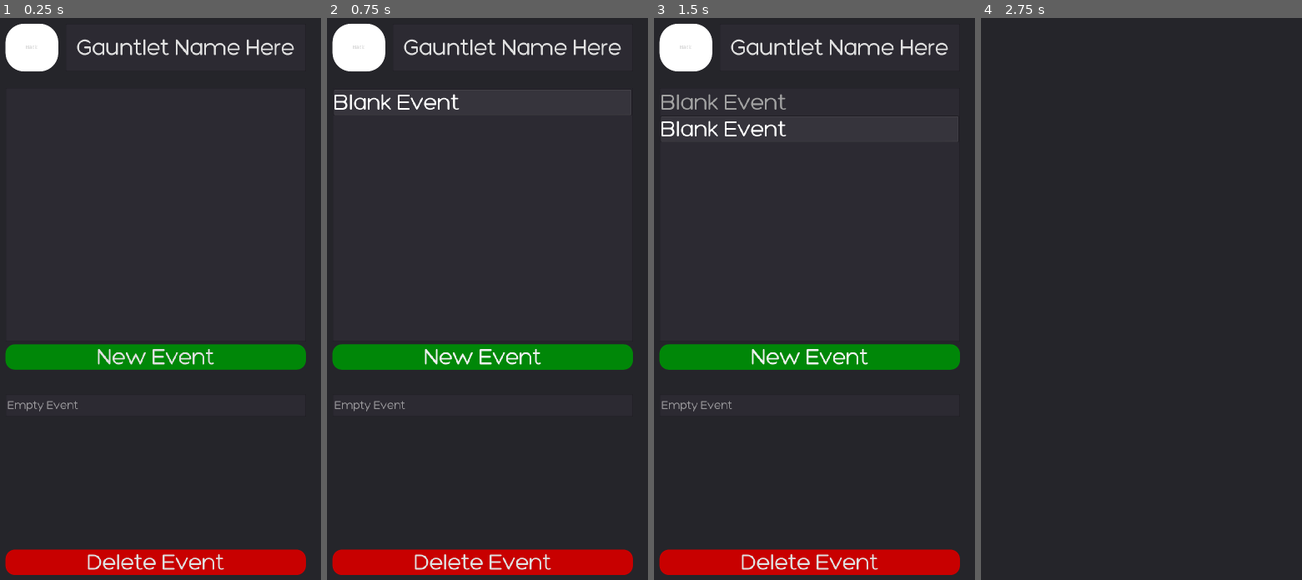
Above: before the commit, frames 1-4 (left to right).
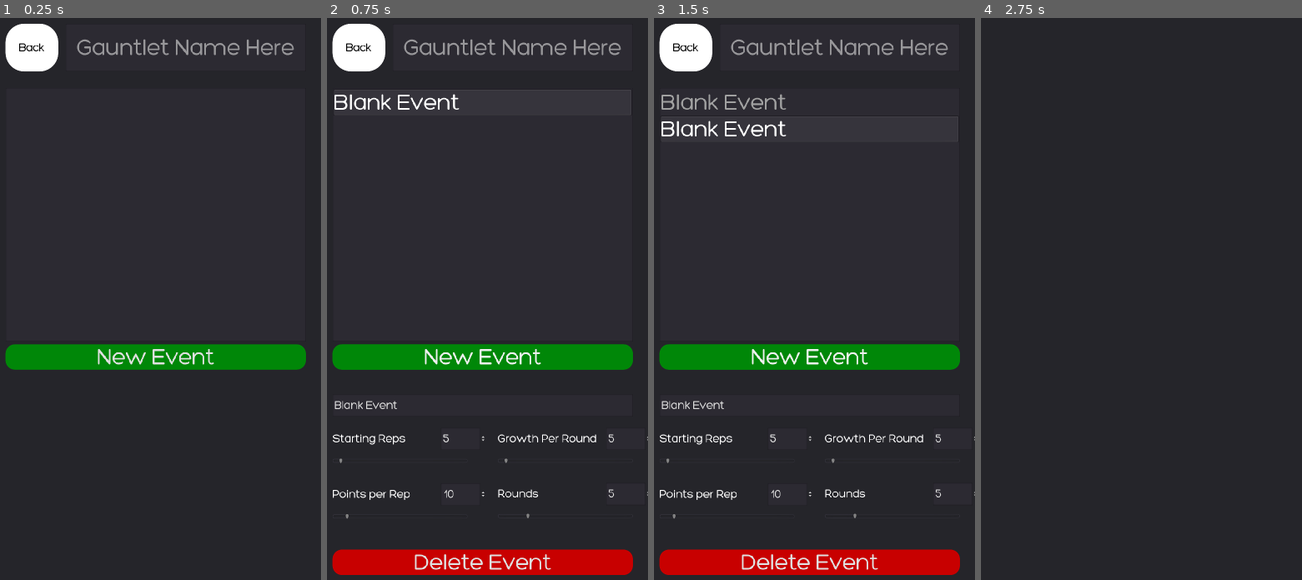
Above: after the commit, the same moments.

Repository: Big-Cheung/LAHacks2021
Game: Godot game, scene res://EditChallengePage.tscn
Two runs of this game, one before a commit and one after it. Both use one fixed random seed, a clock stepped at 60 frames per second and the inputs below. This scene is started directly instead of the project's main scene.
Inputs:
- Up to frame 1 (0.25 s): no input
- Up to frame 2 (0.75 s): click "New Event" at 0.5 s
- Up to frame 3 (1.5 s): click "New Event" at 1.25 s
- Up to frame 4 (2.75 s): click "Back" at 2 s

The runs differ from the first frame. In frame 1, 5.1% of the frame differs, in the area x 1-96%, y 3-100%; in frame 2, 1.6%; in frame 3, 1.6%; in frame 4, nothing differs.
Error in both runs: Invalid set index 'visible' (on base: 'null instance') with value of type 'bool'. (res://Scripts/BackButtonScript.gd:14)

Commit message:
Finished Edit Challenge Page

Diff:
--- a/EditChallengePage.tscn
+++ b/EditChallengePage.tscn
@@ -46,6 +46,11 @@
 margin_top = 0.0
 margin_right = 0.0
 margin_bottom = 0.0
+custom_fonts/font = ExtResource( 6 )
+custom_colors/font_color_disabled = Color( 0, 0, 0, 1 )
+custom_colors/font_color = Color( 0, 0, 0, 1 )
+custom_colors/font_color_hover = Color( 0, 0, 0, 1 )
+custom_colors/font_color_pressed = Color( 0, 0, 0, 1 )
 
 [node name="Name" type="LineEdit" parent="Container"]
 anchor_left = 0.2
@@ -53,8 +58,8 @@
 anchor_bottom = 0.075
 theme = ExtResource( 1 )
 custom_fonts/font = ExtResource( 2 )
-text = "Gauntlet Name Here"
 align = 1
+placeholder_text = "Gauntlet Name Here"
 __meta__ = {
 "_edit_lock_": true,
 "_edit_use_anchors_": false
@@ -92,6 +97,7 @@
 }
 
 [node name="EventMenu" type="Control" parent="Container"]
+visible = false
 anchor_top = 0.55
 anchor_right = 1.0
 anchor_bottom = 0.9
@@ -118,9 +124,198 @@
 "_edit_use_anchors_": false
 }
 
-[node name="LineEdit" type="LineEdit" parent="Container/EventMenu"]
+[node name="EventName" type="LineEdit" parent="Container/EventMenu"]
 anchor_top = 0.1
 anchor_right = 1.0
 anchor_bottom = 0.2
 custom_fonts/font = ExtResource( 6 )
 placeholder_text = "Empty Event"
+__meta__ = {
+"_edit_use_anchors_": false
+}
+
+[node name="Start" type="Control" parent="Container/EventMenu"]
+anchor_top = 0.25
+anchor_right = 0.45
+anchor_bottom = 0.45
+theme = ExtResource( 1 )
+__meta__ = {
+"_edit_use_anchors_": false
+}
+
+[node name="Label" type="Label" parent="Container/EventMenu/Start"]
+anchor_right = 0.8
+anchor_bottom = 0.5
+theme = ExtResource( 1 )
+custom_fonts/font = ExtResource( 6 )
+text = "Starting Reps"
+valign = 1
+__meta__ = {
+"_edit_lock_": true,
+"_edit_use_anchors_": false
+}
+
+[node name="Num" type="SpinBox" parent="Container/EventMenu/Start"]
+anchor_left = 0.8
+anchor_right = 1.0
+anchor_bottom = 0.5
+theme = ExtResource( 1 )
+min_value = 1.0
+value = 1.0
+__meta__ = {
+"_edit_lock_": true,
+"_edit_use_anchors_": false
+}
+
+[node name="Slider" type="HSlider" parent="Container/EventMenu/Start"]
+anchor_top = 0.5
+anchor_right = 1.0
+anchor_bottom = 1.0
+theme = ExtResource( 1 )
+min_value = 1.0
+value = 1.0
+__meta__ = {
+"_edit_lock_": true,
+"_edit_use_anchors_": false
+}
+
+[node name="Growth" type="Control" parent="Container/EventMenu"]
+anchor_left = 0.55
+anchor_top = 0.25
+anchor_right = 1.0
+anchor_bottom = 0.45
+theme = ExtResource( 1 )
+__meta__ = {
+"_edit_use_anchors_": false
+}
+
+[node name="Label" type="Label" parent="Container/EventMenu/Growth"]
+anchor_right = 0.8
+anchor_bottom = 0.5
+theme = ExtResource( 1 )
+custom_fonts/font = ExtResource( 6 )
+text = "Growth Per Round"
+valign = 1
+__meta__ = {
+"_edit_lock_": true,
+"_edit_use_anchors_": false
+}
+
+[node name="Num" type="SpinBox" parent="Container/EventMenu/Growth"]
+anchor_left = 0.8
+anchor_right = 1.0
+anchor_bottom = 0.5
+theme = ExtResource( 1 )
+min_value = 1.0
+value = 1.0
+__meta__ = {
+"_edit_lock_": true,
+"_edit_use_anchors_": false
+}
+
+[node name="Slider" type="HSlider" parent="Container/EventMenu/Growth"]
+anchor_top = 0.5
+anchor_right = 1.0
+anchor_bottom = 1.0
+theme = ExtResource( 1 )
+min_value = 1.0
+value = 1.0
+__meta__ = {
+"_edit_lock_": true,
+"_edit_use_anchors_": false
+}
+
+[node name="Points" type="Control" parent="Container/EventMenu"]
+anchor_top = 0.5
+anchor_right = 0.45
+anchor_bottom = 0.7
+margin_top = 1.0
+margin_bottom = 1.0
+theme = ExtResource( 1 )
+__meta__ = {
+"_edit_use_anchors_": false
+}
+
+[node name="Label" type="Label" parent="Container/EventMenu/Points"]
+anchor_right = 0.8
+anchor_bottom = 0.5
+theme = ExtResource( 1 )
+custom_fonts/font = ExtResource( 6 )
+text = "Points per Rep"
+valign = 1
+__meta__ = {
+"_edit_lock_": true,
+"_edit_use_anchors_": false
+}
+
+[node name="Num" type="SpinBox" parent="Container/EventMenu/Points"]
+anchor_left = 0.8
+anchor_right = 1.0
+anchor_bottom = 0.5
+theme = ExtResource( 1 )
+min_value = 1.0
+value = 1.0
+__meta__ = {
+"_edit_lock_": true,
+"_edit_use_anchors_": false
+}
+
+[node name="Slider" type="HSlider" parent="Container/EventMenu/Points"]
+anchor_top = 0.5
+anchor_right = 1.0
+anchor_bottom = 1.0
+theme = ExtResource( 1 )
+min_value = 1.0
+value = 1.0
+__meta__ = {
+"_edit_lock_": true,
+"_edit_use_anchors_": false
+}
+
+[node name="Rounds" type="Control" parent="Container/EventMenu"]
+anchor_left = 0.55
+anchor_top = 0.5
+anchor_right = 1.0
+anchor_bottom = 0.7
+theme = ExtResource( 1 )
+__meta__ = {
+"_edit_use_anchors_": false
+}
+
+[node name="Label" type="Label" parent="Container/EventMenu/Rounds"]
+anchor_right = 0.8
+anchor_bottom = 0.5
+theme = ExtResource( 1 )
+custom_fonts/font = ExtResource( 6 )
+text = "Rounds"
+valign = 1
+__meta__ = {
+"_edit_lock_": true,
+"_edit_use_anchors_": false
+}
+
+[node name="Num" type="SpinBox" parent="Container/EventMenu/Rounds"]
+anchor_left = 0.8
+anchor_right = 1.0
+anchor_bottom = 0.5
+theme = ExtResource( 1 )
+min_value = 1.0
+max_value = 20.0
+value = 1.0
+__meta__ = {
+"_edit_lock_": true,
+"_edit_use_anchors_": false
+}
+
+[node name="Slider" type="HSlider" parent="Container/EventMenu/Rounds"]
+anchor_top = 0.5
+anchor_right = 1.0
+anchor_bottom = 1.0
+theme = ExtResource( 1 )
+min_value = 1.0
+max_value = 20.0
+value = 1.0
+__meta__ = {
+"_edit_lock_": true,
+"_edit_use_anchors_": false
+}
--- /dev/null
+++ b/Globals.gd
@@ -0,0 +1,6 @@
+extends Node
+
+var eventData = []
+
+func _ready():
+	pass
--- a/Scripts/EditChallengePage.gd
+++ b/Scripts/EditChallengePage.gd
@@ -1,32 +1,80 @@
 extends Control
-
+var selected = -1
 
 # Called when the node enters the scene tree for the first time.
 func _ready():
+
+	#Connect Buttons to their respective functions
 	$"Container/NewEvent".connect("pressed", self, "createEvent")
 	$"Container/EventMenu/DeleteEvent".connect("pressed", self, "deleteEvent")
 	$"Container/EventList".connect("item_selected", self, "showMenu")
 	$"Container/EventList".connect("nothing_selected", self, "hideMenu")
 
+	#Connect Fields in the Edit Event section to their respective functions
+	$"Container/EventMenu/EventName".connect("text_entered",self,"changeText")
+	$"Container/EventMenu/Start/Num".connect("value_changed",self,"startValueChanged")
+	$"Container/EventMenu/Growth/Num".connect("value_changed",self,"growthValueChanged")
+	$"Container/EventMenu/Points/Num".connect("value_changed",self,"pointsValueChanged")
+	$"Container/EventMenu/Rounds/Num".connect("value_changed",self,"roundsValueChanged")
+
+	#Change the font size(since you cant set default fonts)
+	$"Container/EventMenu/Start/Num".get_line_edit().add_font_override("font", load("res://Style/Fonts/DefaultFont32pt.tres"))
+	$"Container/EventMenu/Points/Num".get_line_edit().add_font_override("font", load("res://Style/Fonts/DefaultFont32pt.tres"))
+	$"Container/EventMenu/Growth/Num".get_line_edit().add_font_override("font", load("res://Style/Fonts/DefaultFont32pt.tres"))
+	$"Container/EventMenu/Rounds/Num".get_line_edit().add_font_override("font", load("res://Style/Fonts/DefaultFont32pt.tres"))
+
+	#Link the values of the sliders and spinboxes
+	$"Container/EventMenu/Start/Num".share($"Container/EventMenu/Start/Slider")
+	$"Container/EventMenu/Growth/Num".share($"Container/EventMenu/Growth/Slider")
+	$"Container/EventMenu/Points/Num".share($"Container/EventMenu/Points/Slider")
+	$"Container/EventMenu/Rounds/Num".share($"Container/EventMenu/Rounds/Slider")
+
 func createEvent():
 	$"Container/EventList".add_item("Blank Event")
 	$"Container/EventList".select($"Container/EventList".get_item_count() - 1)
+	Globals.eventData.push_back({"start":5,"growth":5,"points":10,"rounds":5})
 	$"Container/EventList".emit_signal("item_selected", $"Container/EventList".get_item_count() - 1)
 
 func deleteEvent():
+	Globals.eventData.remove($"Container/EventList".get_selected_items()[0])
 	$"Container/EventList".remove_item($"Container/EventList".get_selected_items()[0])
 	$"Container/EventList".unselect_all()
 	$"Container/EventList".emit_signal("nothing_selected")
 
 func showMenu(index):
+	selected = index
+	$"Container/EventMenu/EventName".text = $"Container/EventList".get_item_text(index)
+	$"Container/EventMenu/Start/Num".value = Globals.eventData[index]["start"]
+	$"Container/EventMenu/Growth/Num".value = Globals.eventData[index]["growth"]
+	$"Container/EventMenu/Points/Num".value = Globals.eventData[index]["points"]
+	$"Container/EventMenu/Rounds/Num".value = Globals.eventData[index]["rounds"]
 	$"Container/EventMenu".visible = true
 
 func hideMenu():
+	selected = -1
+	$"Container/EventList".unselect_all()
 	$"Container/EventMenu".visible = false
 
 
+func changeText(text):
+	$"Container/EventList".set_item_text(selected,text)
+	$"Container/EventMenu/EventName".text = text
 
+func startValueChanged(newVal):
+	Globals.eventData[selected]["start"] = newVal
+	$"Container/EventMenu/Start/Num".value = newVal
 
+func growthValueChanged(newVal):
+	Globals.eventData[selected]["growth"] = newVal
+	$"Container/EventMenu/Growth/Num".value = newVal
+
+func pointsValueChanged(newVal):
+	Globals.eventData[selected]["points"] = newVal
+	$"Container/EventMenu/Points/Num".value = newVal
+
+func roundsValueChanged(newVal):
+	Globals.eventData[selected]["rounds"] = newVal
+	$"Container/EventMenu/Rounds/Num".value = newVal
 
 # Called every frame. 'delta' is the elapsed time since the previous frame.
 #func _process(delta):
--- a/project.godot
+++ b/project.godot
@@ -159,6 +159,7 @@
 [autoload]
 
 Firebase="*res://addons/godot-firebase/firebase/firebase.tscn"
+Globals="*res://Globals.gd"
 
 [display]
 
